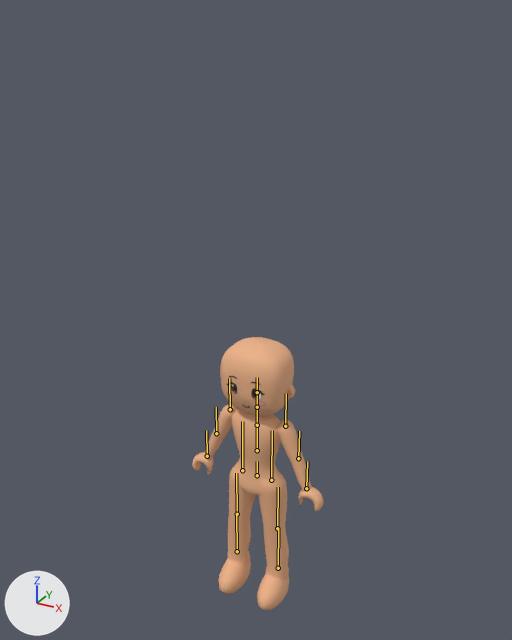
Two versions of the glTF model assets/modelos/nina_base.glb, one commit apart.
One viewpoint serves both versions: a 50 mm lens placed at (1.47, -2.69, 1.5), pointed at (-0.03, 0.04, 0.13). Lighting does not change. The marker at lower left points along +X, +Y and +Z. The first picture is the older version. The bones that bend it are drawn over the model as lines.

Objects in the first picture: 'Body_Base', 'Body_Brazos', 'Body_Piernas', 'Body_Pies', 'Ear_1', 'Ear_Inner_1', 'Face_Blush', 'Face_Eyebrows', 'Face_Eyes', 'Head_Base'.
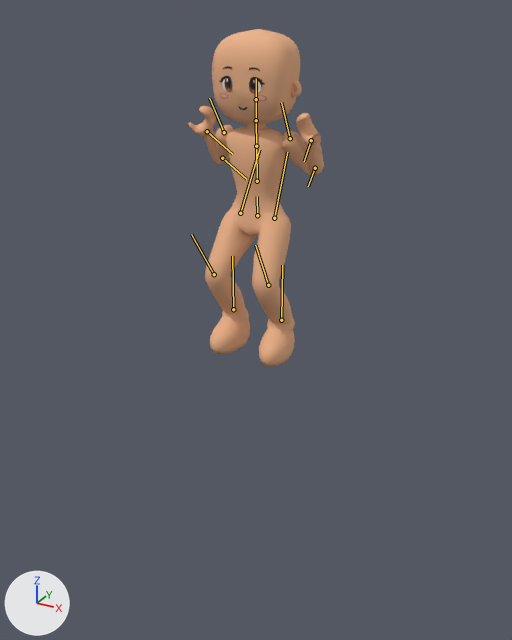
The newer file adds an action. The first version stands in its rest pose; the second is drawn at frame 14 of the action 'columpio_de_pie'.

Where the change shows, as pixel boxes [x1, y1, x2, y2] in the pictures (512 x 640 px):
'Body_Piernas', posed (44% wider, 12% taller)
    before: [228, 458, 289, 574]
    after: [205, 194, 293, 324]
'Head_Base', posed (19% wider, 21% taller)
    before: [220, 337, 294, 416]
    after: [212, 29, 300, 125]
'Body_Base', posed
    before: [192, 409, 323, 511]
    after: [188, 106, 322, 199]
'Body_Pies', posed (21% wider)
    before: [219, 551, 289, 611]
    after: [210, 309, 295, 367]
'Body_Brazos', posed (11% wider, 37% shorter)
    before: [205, 404, 310, 486]
    after: [207, 125, 324, 176]
'Face_Eyes', posed
    before: [227, 382, 264, 400]
    after: [220, 76, 265, 93]
'Ear_1', posed (20% wider, 19% taller)
    before: [286, 384, 295, 399]
    after: [291, 79, 302, 97]
'Face_Blush', posed
    before: [227, 393, 265, 405]
    after: [220, 94, 266, 100]
'Ear_Inner_1', posed
    before: [288, 389, 292, 396]
    after: [293, 84, 298, 92]
'Face_Eyebrows', posed
    before: [229, 376, 260, 385]
    after: [222, 66, 260, 71]
'Face_Mouth', posed (not visible before)
    after: [238, 106, 247, 110]
bone 'Hips', root to tip
    before: (257, 475) to (257, 461)
    after: (257, 215) to (257, 196)
bone 'Neck', root to tip
    before: (257, 407) to (257, 392)
    after: (256, 120) to (256, 99)
bone 'UpperArmL', root to tip
    before: (230, 409) to (229, 378)
    after: (224, 132) to (209, 98)
bone 'ForearmL', root to tip
    before: (216, 433) to (216, 407)
    after: (222, 158) to (246, 179)
bone 'UpperArmR', root to tip
    before: (285, 426) to (286, 393)
    after: (290, 138) to (281, 102)
bone 'ForearmR', root to tip
    before: (298, 458) to (299, 431)
    after: (315, 168) to (308, 186)
bone 'ThighL', root to tip
    before: (242, 470) to (242, 421)
    after: (240, 213) to (259, 149)
bone 'ShinL', root to tip
    before: (237, 514) to (236, 473)
    after: (214, 274) to (191, 234)
bone 'FootL', root to tip
    before: (237, 551) to (236, 513)
    after: (233, 309) to (232, 256)
bone 'ThighR', root to tip
    before: (271, 480) to (272, 430)
    after: (274, 218) to (287, 152)
bone 'ShinR', root to tip
    before: (277, 528) to (278, 487)
    after: (268, 285) to (255, 245)
bone 'FootR', root to tip
    before: (278, 568) to (278, 528)
    after: (281, 320) to (282, 265)

What the commit changed:
Bone 'Hips' (bone_hips) moves from (0.0, 0.0, 0.0) to (0.0, 1.39, -0.001).
Bone 'Hips' (bone_hips) turns from (0, 0, 0) to (2, 0, 0) degrees about its own x, y and z.
Bone 'Neck' (bone_neck) turns from (0, 0, 0) to (-1, 0, 0) degrees about its own x, y and z.
Bone 'UpperArmL' (bone_upperarml) turns from (0, 0, 0) to (32, -14, -6) degrees about its own x, y and z.
Bone 'ForearmL' (bone_forearml) turns from (0, 0, 0) to (-18, -40, -146) degrees about its own x, y and z.
Bone 'UpperArmR' (bone_upperarmr) turns from (0, 0, 0) to (32, 14, 6) degrees about its own x, y and z.
Bone 'ForearmR' (bone_forearmr) turns from (0, 0, 0) to (-18, 40, 146) degrees about its own x, y and z.
Bone 'ThighL' (bone_thighl) turns from (0, 0, 0) to (-31, 3, -5) degrees about its own x, y and z.
Bone 'ShinL' (bone_shinl) turns from (0, 0, 0) to (62, -6, 8) degrees about its own x, y and z.
Bone 'FootL' (bone_footl) turns from (0, 0, 0) to (-33, -7, -1) degrees about its own x, y and z.
Bone 'ThighR' (bone_thighr) turns from (0, 0, 0) to (-31, -3, 5) degrees about its own x, y and z.
Bone 'ShinR' (bone_shinr) turns from (0, 0, 0) to (62, 6, -8) degrees about its own x, y and z.
Bone 'FootR' (bone_footr) turns from (0, 0, 0) to (-33, 7, 1) degrees about its own x, y and z.
